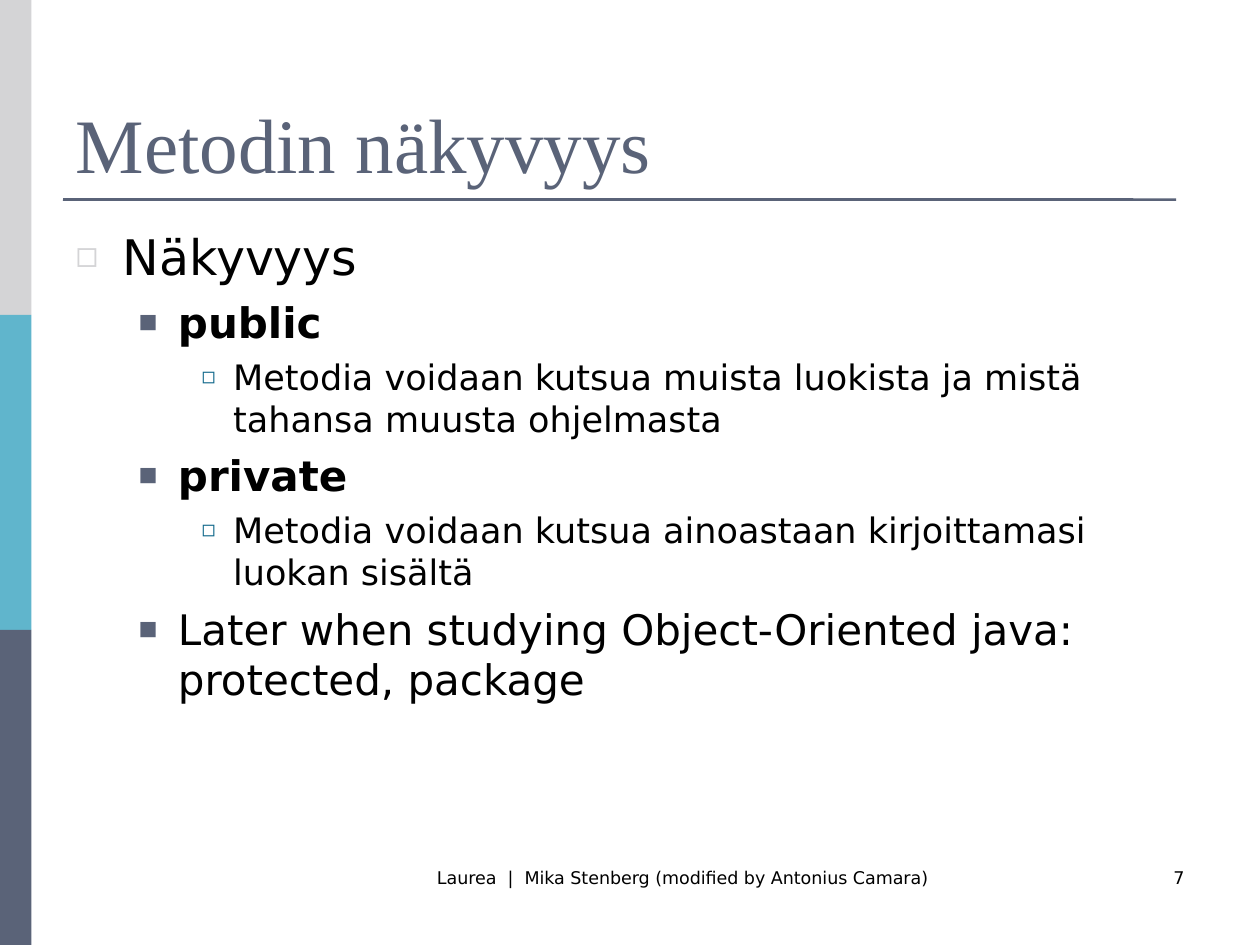
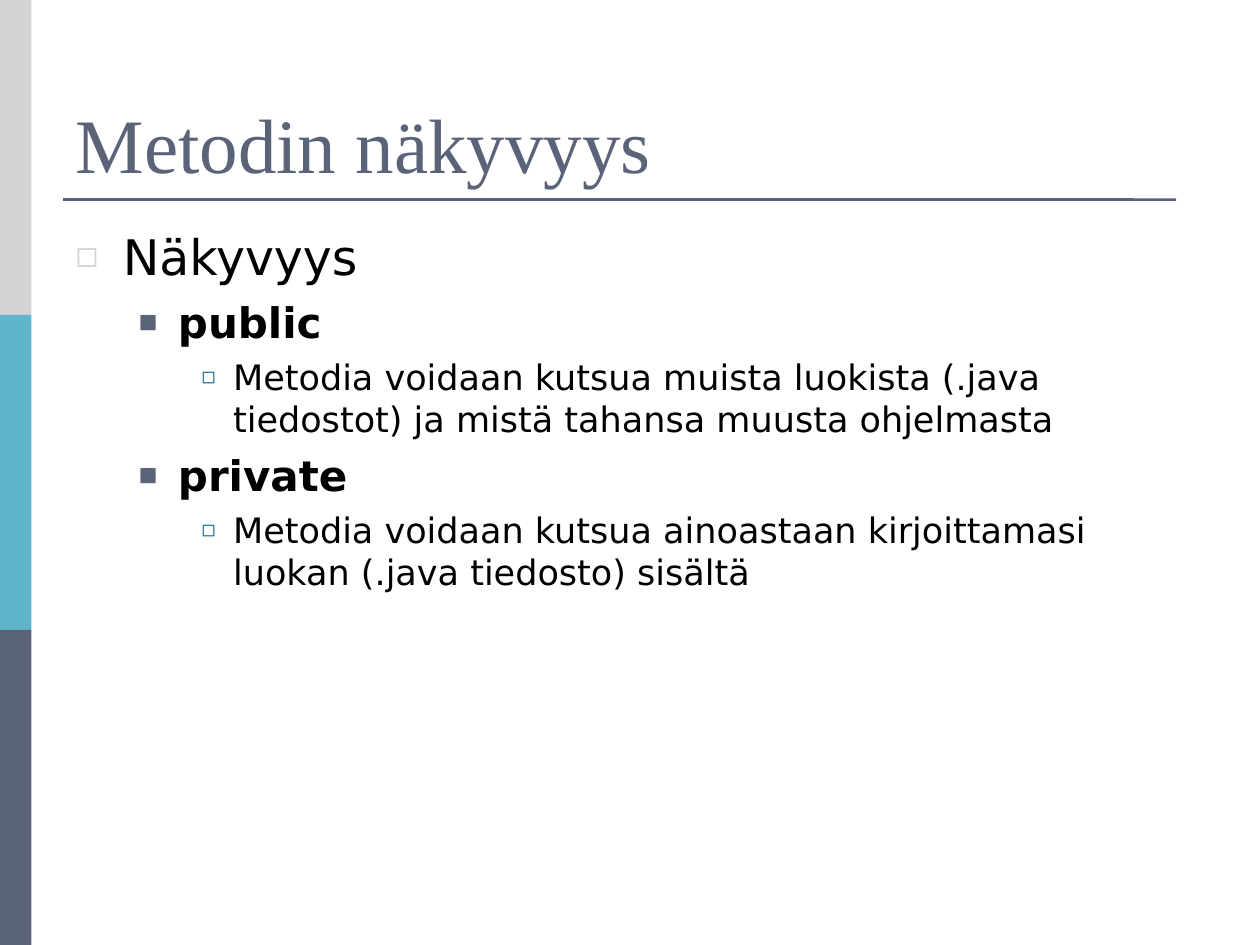
Before and after one commit to mjstenbe/OO_2017, a slide deck: slide 7 of Lecture materials (Antonius)/R0027-Luento-6-Metodit.ppt. Drawn at 1260x945 pixels with LibreOffice and Linux fonts; fonts in the diff are those of the drawing. Boxes give left, top, right and bottom in pixels: in the first picture for what was removed or moved away, otherwise in the second. Text is boxed around its words. In the diff, an @@ line names an element or a change of style, - is before the commit and + after.

```diff
--- a/Lecture materials (Antonius)/R0027-Luento-6-Metodit.ppt
+++ b/Lecture materials (Antonius)/R0027-Luento-6-Metodit.ppt
@@ text at (233,363,1054,440): text changed @@
-    ◻ Metodia voidaan kutsua muista luokista ja mistä tahansa muusta ohjelmasta
+    ◻ Metodia voidaan kutsua muista luokista (.java tiedostot) ja mistä tahansa muusta ohjelmasta
@@ text at (233,516,1086,593): text changed @@
-    ◻ Metodia voidaan kutsua ainoastaan kirjoittamasi luokan sisältä
-  ■ Later when studying Object-Oriented java: protected, package
+    ◻ Metodia voidaan kutsua ainoastaan kirjoittamasi luokan (.java tiedosto) sisältä
@@ text removed at (437,871,928,888) @@
-Laurea | Mika Stenberg (modified by Antonius Camara)
@@ page number removed at (1173,871,1184,884) @@
-7
```
Also in this commit, not shown: 14 other slides changed, 4 other files.
